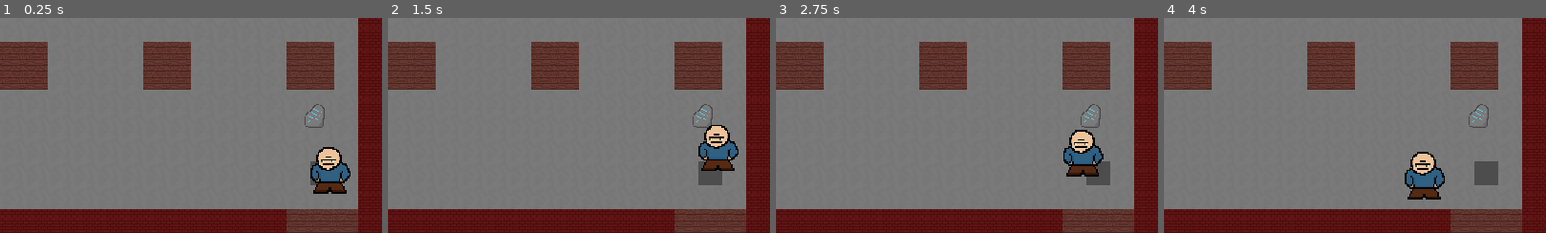
Above: before the commit, frames 1-4 (left to right).
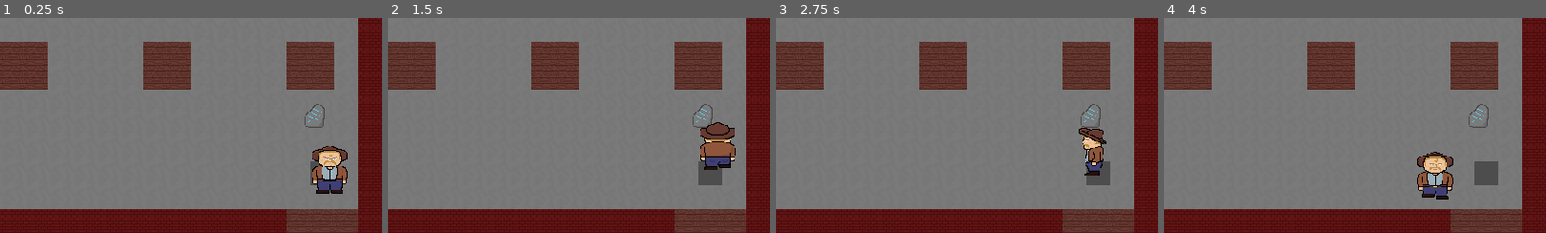
Above: after the commit, the same moments.

Repository: deejai/GodotWildJam57
Game: Godot game, scene res://Game/Views/Levels/Room3.tscn
Same seed, same stepped clock (60 frames per second), same inputs: the game is played once before the commit and once after it. This scene is started directly instead of the project's main scene.
Inputs (mouse positions are % of the whole screen's width and height, from its top left):
- Up to frame 1 (0.25 s): no input
- Up to frame 2 (1.5 s): move the mouse to (45, 70) at 0.52 s; hold W (Move Up) from 0.53 s (still down); tap E (Grab) at 0.6 s; move the mouse to (80, 65) at 1.27 s; click (80, 65) at 1.35 s
- Up to frame 3 (2.75 s): tap E (Grab) at 1.55, 2.1 s; tap Enter at 2 s; move the mouse to (20, 35) at 2.02 s; release W (Move Up) at 2.03 s; hold A (Move Left) from 2.03 s (still down)
- Up to frame 4 (4 s): move the mouse to (55, 50) at 2.77 s; tap E (Grab) at 2.85, 3.8 s; move the mouse to (35, 25) at 3.52 s; release A (Move Left) at 3.53 s; press the mouse at (35, 25) at 3.53 s; hold S (Move Down) from 3.53 s (still down)
The pictures show only the part of the screen within x 50-100%, y 50-100%; the shares and areas given below are measured in that part.

The runs differ from the first frame. In frame 1, 1.5% of the frame differs, in the area x 81-92%, y 59-82%; in frame 2, 1.8%; in frame 3, 1.9%; in frame 4, 2.2%, in the area x 63-76%, y 62-85%.

Commit message:
Tomb Randy created

Diff:
--- a/Game/Characters/Player/Player.gd
+++ b/Game/Characters/Player/Player.gd
@@ -40,6 +40,7 @@
 				held_object = obj
 				held_object.reparent(self)
 				held_object.position = Vector2.ZERO
+				update_held_object_visuals()
 		elif is_instance_valid(held_object):
 			held_object.set_state(GrabbableObject.State.GROUNDED)
 			held_object.reparent(get_parent())
@@ -51,11 +52,47 @@
 
 	if x_move != 0.0 or y_move != 0.0:
 		if absf(x_move) > absf(y_move):
-			direction = Vector2.LEFT if x_move < 0 else Vector2.RIGHT
+			if x_move < 0:
+				direction = Vector2.LEFT
+				if is_instance_valid(held_object):
+					sprite.animation = "walk_left_holding"
+					update_held_object_visuals()
+				else:
+					sprite.animation = "walk_left"
+			else:
+				direction = Vector2.RIGHT
+				if is_instance_valid(held_object):
+					sprite.animation = "walk_right_holding"
+					update_held_object_visuals()
+				else:
+					sprite.animation = "walk_right"
 		else:
-			direction = Vector2.UP if y_move < 0 else Vector2.DOWN
+			if y_move < 0:
+				direction = Vector2.UP
+				if is_instance_valid(held_object):
+					sprite.animation = "walk_up_holding"
+					update_held_object_visuals()
+				else:
+					sprite.animation = "walk_up"
+			else:
+				direction = Vector2.DOWN
+				if is_instance_valid(held_object):
+					sprite.animation = "walk_down_holding"
+					update_held_object_visuals()
+				else:
+					sprite.animation = "walk_down"
 
 		grab_ray.rotation = direction.angle()
+	else:
+		match direction:
+			Vector2.LEFT:
+				sprite.animation = "idle_left" + ("_holding" if is_instance_valid(held_object) else "")
+			Vector2.RIGHT:
+				sprite.animation = "idle_right" + ("_holding" if is_instance_valid(held_object) else "")
+			Vector2.UP:
+				sprite.animation = "idle_up" + ("_holding" if is_instance_valid(held_object) else "")
+			Vector2.DOWN:
+				sprite.animation = "idle_down" + ("_holding" if is_instance_valid(held_object) else "")
 
 	linear_velocity = Vector2(x_move, y_move) * 75.0
 
@@ -80,6 +117,24 @@
 func _on_lag_fix_1_timeout():
 	throw_charge_node.visible = false
 
+func update_held_object_visuals():
+	match(direction):
+		Vector2.LEFT:
+			held_object.position = Vector2(-15.0, 0.0)
+			held_object.z_index = -10
+
+		Vector2.RIGHT:
+			held_object.position = Vector2(15.0, 0.0)
+			held_object.z_index = -10
+
+		Vector2.UP:
+			held_object.position = Vector2.ZERO
+			held_object.z_index = -10
+
+		Vector2.DOWN:
+			held_object.position = Vector2.ZERO
+			held_object.z_index = 20
+
 func can_throw():
 	if is_instance_valid(held_object) and held_object.is_throwable:
 		return true
--- a/Game/Characters/Player/Player.tscn
+++ b/Game/Characters/Player/Player.tscn
@@ -1,40 +1,361 @@
-[gd_scene load_steps=12 format=3 uid="uid://ceu1aad752bbm"]
+[gd_scene load_steps=45 format=3 uid="uid://ceu1aad752bbm"]
 
 [ext_resource type="Script" path="res://Game/Characters/Player/Player.gd" id="1_j8snq"]
-[ext_resource type="Texture2D" uid="uid://cknueq28oge4l" path="res://Assets/Sprites/Characters/baldy.png" id="1_v2eyr"]
+[ext_resource type="Texture2D" uid="uid://sxcta5jjv8hq" path="res://Assets/Sprites/Characters/randy.png" id="2_rias0"]
 [ext_resource type="Shader" path="res://Game/Characters/Player/ThrowMeter.gdshader" id="3_ayxbo"]
 [ext_resource type="Texture2D" uid="uid://g5i4isr46b8u" path="res://Assets/Sprites/GUI/throw_meter.png" id="4_elx5k"]
 [ext_resource type="PackedScene" uid="uid://do6dvm7a7ju3o" path="res://Game/Characters/Player/HUD.tscn" id="5_ufb62"]
 
-[sub_resource type="AtlasTexture" id="AtlasTexture_ovri5"]
-atlas = ExtResource("1_v2eyr")
-region = Rect2(0, 0, 32, 32)
-
-[sub_resource type="AtlasTexture" id="AtlasTexture_6vm6q"]
-atlas = ExtResource("1_v2eyr")
-region = Rect2(32, 0, 32, 32)
+[sub_resource type="AtlasTexture" id="AtlasTexture_rmxv8"]
+atlas = ExtResource("2_rias0")
+region = Rect2(0, 128, 64, 64)
+
+[sub_resource type="AtlasTexture" id="AtlasTexture_6oe2i"]
+atlas = ExtResource("2_rias0")
+region = Rect2(0, 192, 64, 64)
+
+[sub_resource type="AtlasTexture" id="AtlasTexture_pu53h"]
+atlas = ExtResource("2_rias0")
+region = Rect2(192, 0, 64, 64)
+
+[sub_resource type="AtlasTexture" id="AtlasTexture_q13ug"]
+atlas = ExtResource("2_rias0")
+region = Rect2(192, 64, 64, 64)
+
+[sub_resource type="AtlasTexture" id="AtlasTexture_8bek4"]
+atlas = ExtResource("2_rias0")
+region = Rect2(192, 128, 64, 64)
+
+[sub_resource type="AtlasTexture" id="AtlasTexture_cuwl6"]
+atlas = ExtResource("2_rias0")
+region = Rect2(192, 192, 64, 64)
+
+[sub_resource type="AtlasTexture" id="AtlasTexture_17n4o"]
+atlas = ExtResource("2_rias0")
+region = Rect2(0, 64, 64, 64)
+
+[sub_resource type="AtlasTexture" id="AtlasTexture_brj4w"]
+atlas = ExtResource("2_rias0")
+region = Rect2(0, 0, 64, 64)
+
+[sub_resource type="AtlasTexture" id="AtlasTexture_c4qnw"]
+atlas = ExtResource("2_rias0")
+region = Rect2(64, 128, 64, 64)
+
+[sub_resource type="AtlasTexture" id="AtlasTexture_tcrmp"]
+atlas = ExtResource("2_rias0")
+region = Rect2(0, 128, 64, 64)
+
+[sub_resource type="AtlasTexture" id="AtlasTexture_gdcdt"]
+atlas = ExtResource("2_rias0")
+region = Rect2(128, 128, 64, 64)
+
+[sub_resource type="AtlasTexture" id="AtlasTexture_83a4o"]
+atlas = ExtResource("2_rias0")
+region = Rect2(0, 128, 64, 64)
+
+[sub_resource type="AtlasTexture" id="AtlasTexture_g36dq"]
+atlas = ExtResource("2_rias0")
+region = Rect2(64, 192, 64, 64)
+
+[sub_resource type="AtlasTexture" id="AtlasTexture_sr2rc"]
+atlas = ExtResource("2_rias0")
+region = Rect2(0, 192, 64, 64)
+
+[sub_resource type="AtlasTexture" id="AtlasTexture_h8edo"]
+atlas = ExtResource("2_rias0")
+region = Rect2(128, 192, 64, 64)
+
+[sub_resource type="AtlasTexture" id="AtlasTexture_di2rk"]
+atlas = ExtResource("2_rias0")
+region = Rect2(0, 192, 64, 64)
+
+[sub_resource type="AtlasTexture" id="AtlasTexture_8avun"]
+atlas = ExtResource("2_rias0")
+region = Rect2(256, 0, 64, 64)
+
+[sub_resource type="AtlasTexture" id="AtlasTexture_ddih2"]
+atlas = ExtResource("2_rias0")
+region = Rect2(320, 0, 64, 64)
+
+[sub_resource type="AtlasTexture" id="AtlasTexture_qjy6w"]
+atlas = ExtResource("2_rias0")
+region = Rect2(192, 0, 64, 64)
+
+[sub_resource type="AtlasTexture" id="AtlasTexture_l43vv"]
+atlas = ExtResource("2_rias0")
+region = Rect2(320, 0, 64, 64)
+
+[sub_resource type="AtlasTexture" id="AtlasTexture_yv5dn"]
+atlas = ExtResource("2_rias0")
+region = Rect2(256, 64, 64, 64)
+
+[sub_resource type="AtlasTexture" id="AtlasTexture_i2a64"]
+atlas = ExtResource("2_rias0")
+region = Rect2(320, 64, 64, 64)
+
+[sub_resource type="AtlasTexture" id="AtlasTexture_6l7xm"]
+atlas = ExtResource("2_rias0")
+region = Rect2(192, 64, 64, 64)
+
+[sub_resource type="AtlasTexture" id="AtlasTexture_qsqay"]
+atlas = ExtResource("2_rias0")
+region = Rect2(256, 128, 64, 64)
+
+[sub_resource type="AtlasTexture" id="AtlasTexture_tau67"]
+atlas = ExtResource("2_rias0")
+region = Rect2(192, 128, 64, 64)
+
+[sub_resource type="AtlasTexture" id="AtlasTexture_ldpxh"]
+atlas = ExtResource("2_rias0")
+region = Rect2(320, 128, 64, 64)
+
+[sub_resource type="AtlasTexture" id="AtlasTexture_h5ekr"]
+atlas = ExtResource("2_rias0")
+region = Rect2(256, 192, 64, 64)
+
+[sub_resource type="AtlasTexture" id="AtlasTexture_7mbnr"]
+atlas = ExtResource("2_rias0")
+region = Rect2(192, 192, 64, 64)
+
+[sub_resource type="AtlasTexture" id="AtlasTexture_kvbmj"]
+atlas = ExtResource("2_rias0")
+region = Rect2(320, 192, 64, 64)
+
+[sub_resource type="AtlasTexture" id="AtlasTexture_7uhik"]
+atlas = ExtResource("2_rias0")
+region = Rect2(64, 64, 64, 64)
+
+[sub_resource type="AtlasTexture" id="AtlasTexture_ukr1x"]
+atlas = ExtResource("2_rias0")
+region = Rect2(0, 64, 64, 64)
+
+[sub_resource type="AtlasTexture" id="AtlasTexture_cauve"]
+atlas = ExtResource("2_rias0")
+region = Rect2(128, 64, 64, 64)
+
+[sub_resource type="AtlasTexture" id="AtlasTexture_2fmjf"]
+atlas = ExtResource("2_rias0")
+region = Rect2(64, 0, 64, 64)
+
+[sub_resource type="AtlasTexture" id="AtlasTexture_soya0"]
+atlas = ExtResource("2_rias0")
+region = Rect2(0, 0, 64, 64)
+
+[sub_resource type="AtlasTexture" id="AtlasTexture_lq6qo"]
+atlas = ExtResource("2_rias0")
+region = Rect2(128, 0, 64, 64)
 
 [sub_resource type="SpriteFrames" id="SpriteFrames_8burj"]
 animations = [{
 "frames": [{
 "duration": 1.0,
-"texture": SubResource("AtlasTexture_ovri5")
-}, {
-"duration": 1.0,
-"texture": SubResource("AtlasTexture_6vm6q")
-}],
-"loop": true,
-"name": &"default",
+"texture": SubResource("AtlasTexture_rmxv8")
+}],
+"loop": true,
+"name": &"idle_down",
+"speed": 5.0
+}, {
+"frames": [{
+"duration": 1.0,
+"texture": SubResource("AtlasTexture_6oe2i")
+}],
+"loop": true,
+"name": &"idle_down_holding",
+"speed": 5.0
+}, {
+"frames": [{
+"duration": 1.0,
+"texture": SubResource("AtlasTexture_pu53h")
+}],
+"loop": true,
+"name": &"idle_left",
+"speed": 5.0
+}, {
+"frames": [{
+"duration": 1.0,
+"texture": SubResource("AtlasTexture_q13ug")
+}],
+"loop": true,
+"name": &"idle_left_holding",
+"speed": 5.0
+}, {
+"frames": [{
+"duration": 1.0,
+"texture": SubResource("AtlasTexture_8bek4")
+}],
+"loop": true,
+"name": &"idle_right",
+"speed": 5.0
+}, {
+"frames": [{
+"duration": 1.0,
+"texture": SubResource("AtlasTexture_cuwl6")
+}],
+"loop": true,
+"name": &"idle_right_holding",
+"speed": 5.0
+}, {
+"frames": [{
+"duration": 1.0,
+"texture": SubResource("AtlasTexture_17n4o")
+}],
+"loop": true,
+"name": &"idle_up",
+"speed": 5.0
+}, {
+"frames": [{
+"duration": 1.0,
+"texture": SubResource("AtlasTexture_brj4w")
+}],
+"loop": true,
+"name": &"idle_up_holding",
+"speed": 5.0
+}, {
+"frames": [{
+"duration": 1.0,
+"texture": SubResource("AtlasTexture_c4qnw")
+}, {
+"duration": 1.0,
+"texture": SubResource("AtlasTexture_tcrmp")
+}, {
+"duration": 1.0,
+"texture": SubResource("AtlasTexture_gdcdt")
+}, {
+"duration": 1.0,
+"texture": SubResource("AtlasTexture_83a4o")
+}],
+"loop": true,
+"name": &"walk_down",
+"speed": 5.0
+}, {
+"frames": [{
+"duration": 1.0,
+"texture": SubResource("AtlasTexture_g36dq")
+}, {
+"duration": 1.0,
+"texture": SubResource("AtlasTexture_sr2rc")
+}, {
+"duration": 1.0,
+"texture": SubResource("AtlasTexture_h8edo")
+}, {
+"duration": 1.0,
+"texture": SubResource("AtlasTexture_di2rk")
+}],
+"loop": true,
+"name": &"walk_down_holding",
+"speed": 5.0
+}, {
+"frames": [{
+"duration": 1.0,
+"texture": SubResource("AtlasTexture_8avun")
+}, {
+"duration": 1.0,
+"texture": SubResource("AtlasTexture_ddih2")
+}, {
+"duration": 1.0,
+"texture": SubResource("AtlasTexture_qjy6w")
+}, {
+"duration": 1.0,
+"texture": SubResource("AtlasTexture_l43vv")
+}],
+"loop": true,
+"name": &"walk_left",
+"speed": 5.0
+}, {
+"frames": [{
+"duration": 1.0,
+"texture": SubResource("AtlasTexture_yv5dn")
+}, {
+"duration": 1.0,
+"texture": SubResource("AtlasTexture_i2a64")
+}, {
+"duration": 1.0,
+"texture": SubResource("AtlasTexture_6l7xm")
+}, {
+"duration": 1.0,
+"texture": SubResource("AtlasTexture_i2a64")
+}],
+"loop": true,
+"name": &"walk_left_holding",
+"speed": 5.0
+}, {
+"frames": [{
+"duration": 1.0,
+"texture": SubResource("AtlasTexture_qsqay")
+}, {
+"duration": 1.0,
+"texture": SubResource("AtlasTexture_tau67")
+}, {
+"duration": 1.0,
+"texture": SubResource("AtlasTexture_ldpxh")
+}, {
+"duration": 1.0,
+"texture": SubResource("AtlasTexture_tau67")
+}],
+"loop": true,
+"name": &"walk_right",
+"speed": 5.0
+}, {
+"frames": [{
+"duration": 1.0,
+"texture": SubResource("AtlasTexture_h5ekr")
+}, {
+"duration": 1.0,
+"texture": SubResource("AtlasTexture_7mbnr")
+}, {
+"duration": 1.0,
+"texture": SubResource("AtlasTexture_kvbmj")
+}, {
+"duration": 1.0,
+"texture": SubResource("AtlasTexture_7mbnr")
+}],
+"loop": true,
+"name": &"walk_right_holding",
+"speed": 5.0
+}, {
+"frames": [{
+"duration": 1.0,
+"texture": SubResource("AtlasTexture_7uhik")
+}, {
+"duration": 1.0,
+"texture": SubResource("AtlasTexture_ukr1x")
+}, {
+"duration": 1.0,
+"texture": SubResource("AtlasTexture_cauve")
+}, {
+"duration": 1.0,
+"texture": SubResource("AtlasTexture_ukr1x")
+}],
+"loop": true,
+"name": &"walk_up",
+"speed": 5.0
+}, {
+"frames": [{
+"duration": 1.0,
+"texture": SubResource("AtlasTexture_2fmjf")
+}, {
+"duration": 1.0,
+"texture": SubResource("AtlasTexture_soya0")
+}, {
+"duration": 1.0,
+"texture": SubResource("AtlasTexture_lq6qo")
+}, {
+"duration": 1.0,
+"texture": SubResource("AtlasTexture_soya0")
+}],
+"loop": true,
+"name": &"walk_up_holding",
 "speed": 5.0
 }]
 
 [sub_resource type="CapsuleShape2D" id="CapsuleShape2D_ppoyq"]
-radius = 26.0
+radius = 21.0
 height = 62.0
 
 [sub_resource type="CapsuleShape2D" id="CapsuleShape2D_gkf37"]
 radius = 5.0
-height = 42.0
+height = 38.0
 
 [sub_resource type="ShaderMaterial" id="ShaderMaterial_jwqku"]
 shader = ExtResource("3_ayxbo")
@@ -46,9 +367,9 @@
 script = ExtResource("1_j8snq")
 
 [node name="AnimatedSprite2D" type="AnimatedSprite2D" parent="."]
-scale = Vector2(2, 2)
 sprite_frames = SubResource("SpriteFrames_8burj")
-frame_progress = 0.0901662
+animation = &"idle_down"
+frame_progress = 0.407749
 
 [node name="CollisionShape2D" type="CollisionShape2D" parent="."]
 position = Vector2(1, 0)
Binary file added: Assets/Sprites/Characters/randy.aseprite
Binary file added: Assets/Sprites/Characters/randy.png
Not shown, added: Assets/Sprites/Characters/randy.png.import
Binary file added: Assets/Sprites/Tiles/tile_chipped_brick_tomb-export.png
Not shown, added: Assets/Sprites/Tiles/tile_chipped_brick_tomb-export.png.import
Binary file added: Assets/Sprites/Tiles/tile_chipped_brick_tomb.png
Not shown, added: Assets/Sprites/Tiles/tile_chipped_brick_tomb.png.import
Binary file added: Assets/Sprites/Tiles/tile_cracked_stone-export.png
Not shown, added: Assets/Sprites/Tiles/tile_cracked_stone-export.png.import
